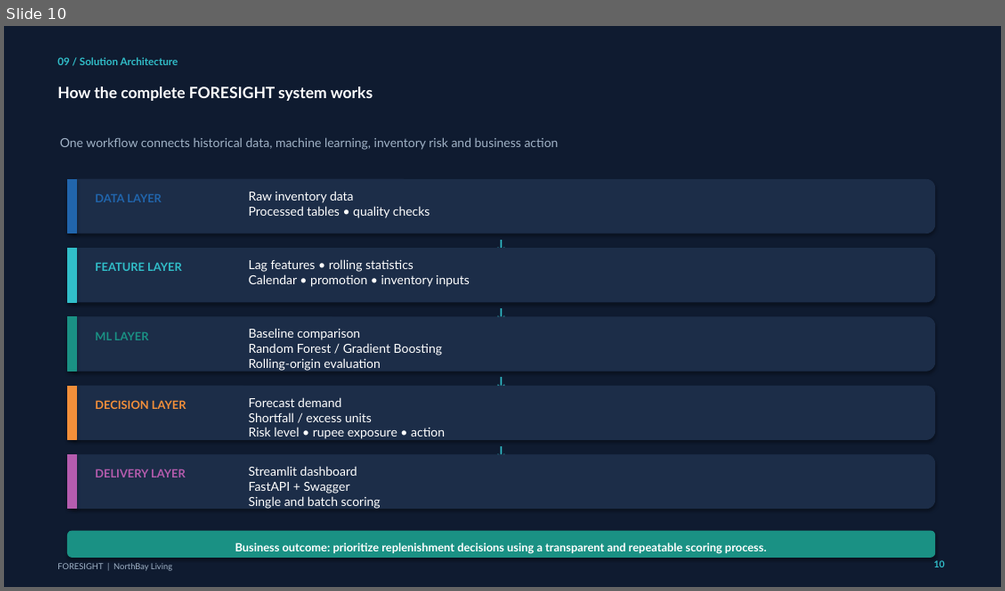
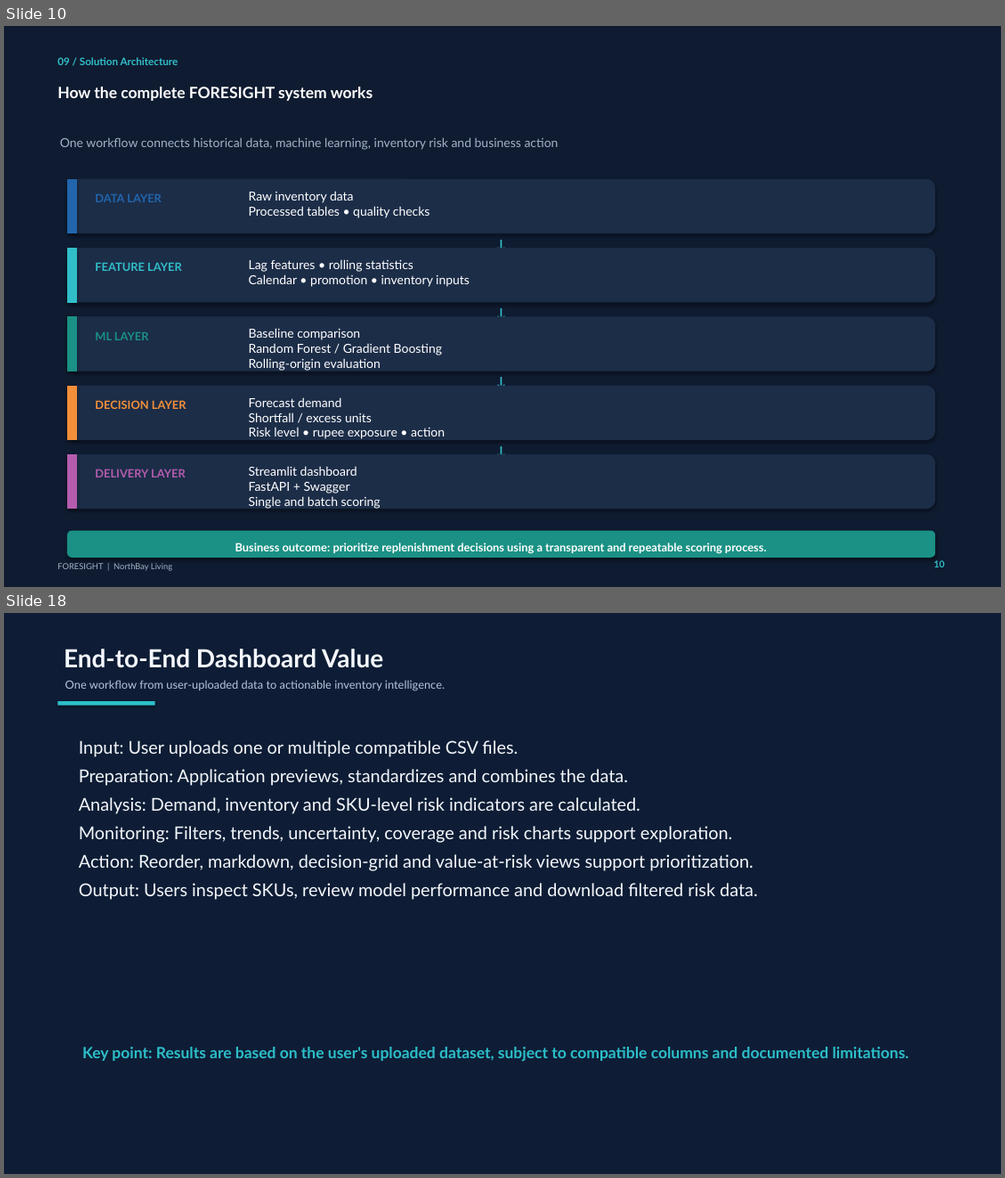
Before and after one commit to Abhi7012000/FORESIGHT, a slide deck: reports/FORESIGHT_REPORT.pptx. Shown one above the other, each under a label of ours: slide 10 before the commit, slides 10 and 18 after it; the slides between them are not shown. The pictures are 1005x591 and 1005x1178 pixels, drawn with LibreOffice and Linux fonts; fonts in the diff are those of the drawing. Boxes give left, top, right and bottom in pixels: in the first picture for what was removed or moved away, otherwise in the second. Text is boxed around its words. In the diff, an @@ line names an element or a change of style, - is before the commit and + after.

Commit message:
Update FORESIGHT report with dashboard upload capability

```diff
--- a/reports/FORESIGHT_REPORT.pptx
+++ b/reports/FORESIGHT_REPORT.pptx
@@ slide 18 added at <box>4,613,1001,1174</box>, background #0E1D35 @@
@@ text added at <box>64,649,383,668</box>, 24 pt, text #F4F7FC, bold @@
+End-to-End Dashboard Value
@@ text added at <box>65,680,445,691</box>, 11 pt, text #B5C4D8 @@
+One workflow from user-uploaded data to actionable inventory intelligence.
@@ rectangle added at <box>57,701,155,706</box>, fill #2CBEC9 @@
@@ text added at <box>79,740,758,900</box>, 17 pt, text #F4F7FC @@
+Input: User uploads one or multiple compatible CSV files.
+Preparation: Application previews, standardizes and combines the data.
+Analysis: Demand, inventory and SKU-level risk indicators are calculated.
+Monitoring: Filters, trends, uncertainty, coverage and risk charts support exploration.
+Action: Reorder, markdown, decision-grid and value-at-risk views support prioritization.
+Output: Users inspect SKUs, review model performance and download filtered risk data.
@@ text added at <box>82,1046,909,1061</box>, 15 pt, text #2CBEC9, bold @@
+Key point: Results are based on the user's uploaded dataset, subject to compatible columns and documented limitations.
```
Also in this commit, not shown: 2 slides changed, 7 other slides added.
